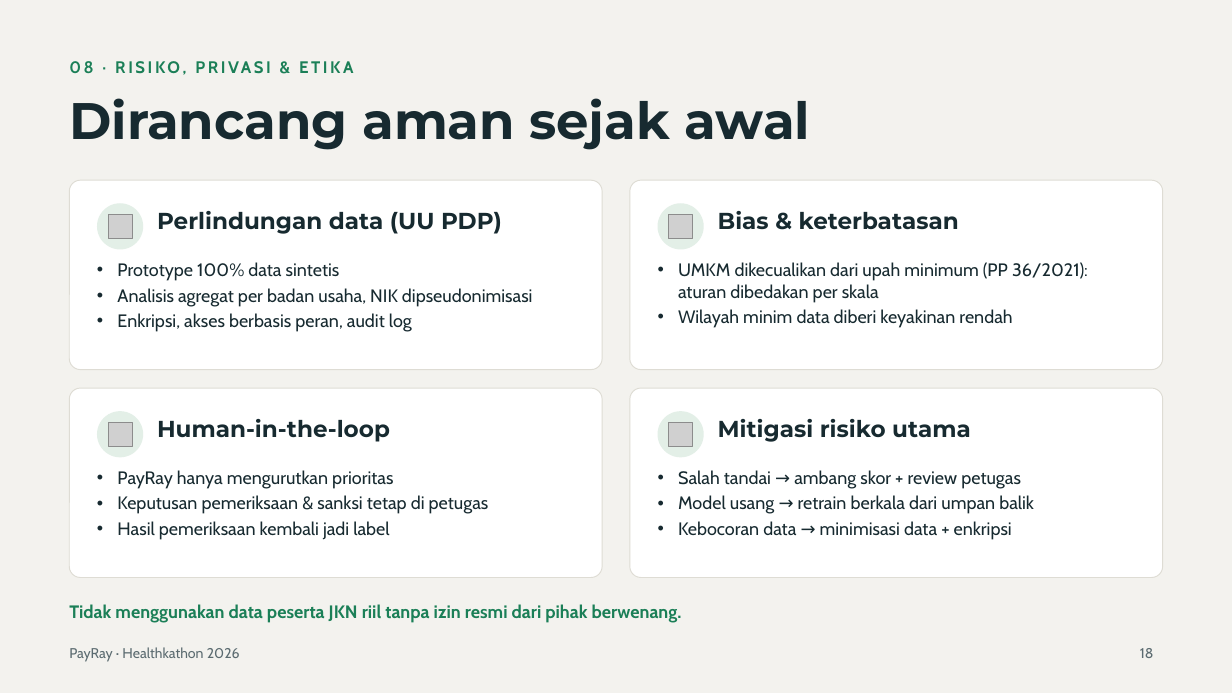
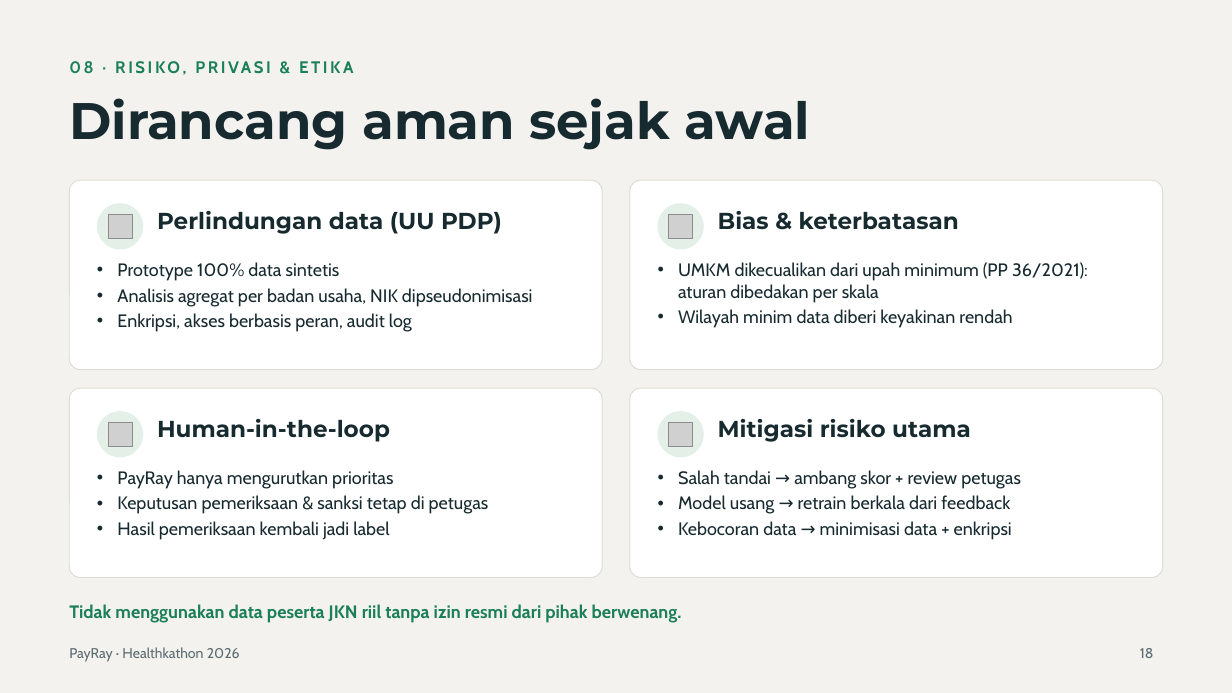
Before and after one commit to karuqii9704/healthkathon-bpjs, a slide deck: slide 18 of docs/deck/PayRay_Healthkathon2026_revisi.pptx. Drawn at 1232x693 pixels with LibreOffice and Linux fonts; fonts in the diff are those of the drawing; grey boxes stand for pictures. Boxes give left, top, right and bottom in pixels: in the first picture for what was removed or moved away, otherwise in the second. Text is boxed around its words. In the diff, an @@ line names an element or a change of style, - is before the commit and + after.

```diff
--- a/docs/deck/PayRay_Healthkathon2026_revisi.pptx
+++ b/docs/deck/PayRay_Healthkathon2026_revisi.pptx
@@ text at [678, 495, 1010, 514]: text changed @@
-• Model usang → retrain berkala dari umpan balik
+• Model usang → retrain berkala dari feedback
```
Also in this commit, not shown: 4 other slides changed, 5 other files.
